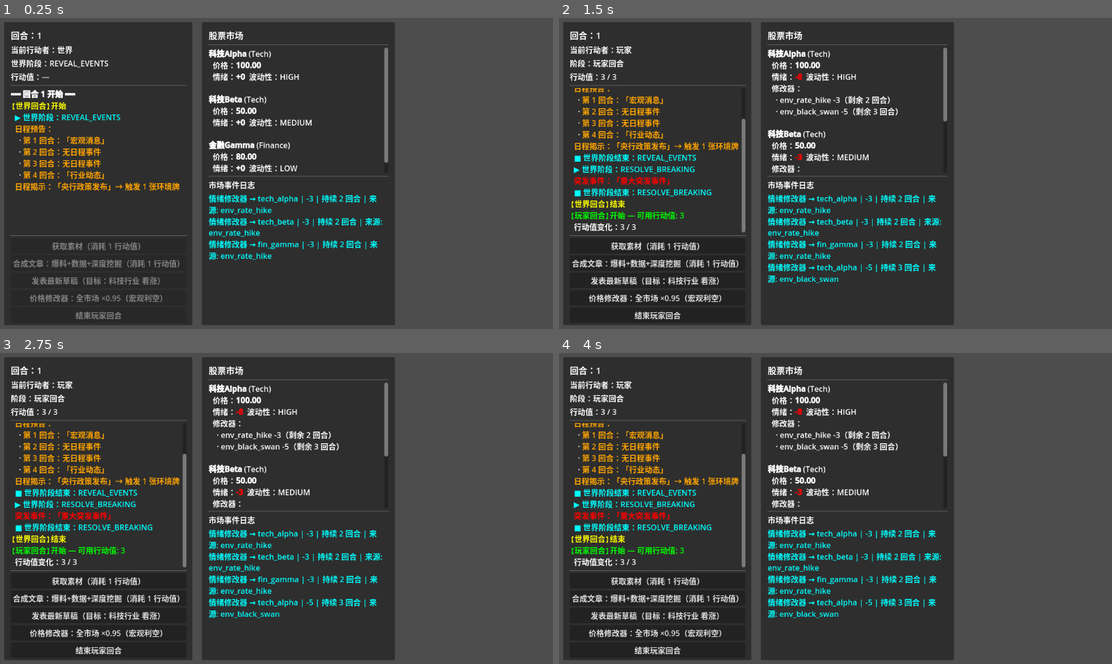
Above: before the commit, frames 1-4 (two rows, left to right).
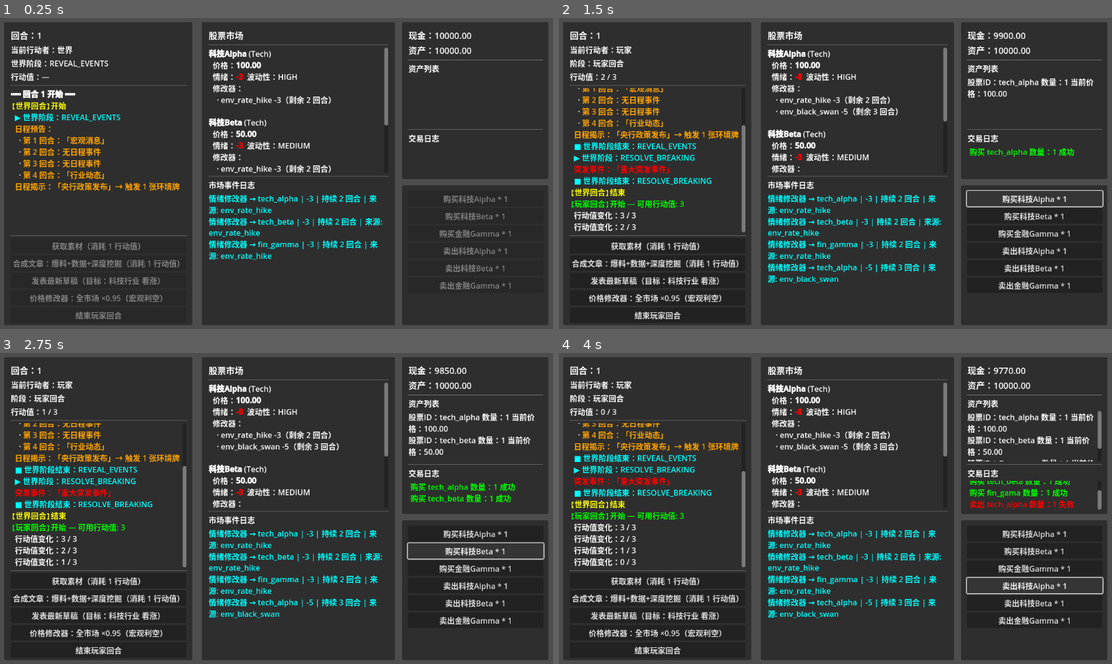
Above: after the commit, the same moments.

Repository: PrimeChuJiang/StockLegend
Game: Godot game, scene res://Scenes/test_turn.tscn
Two runs of this game, one before a commit and one after it. Both use one fixed random seed, a clock stepped at 60 frames per second and the inputs below.
Inputs (mouse positions are in pixels of both pictures, inside the frame that each line leads up to):
- Up to frame 1 (0.25 s): no input
- Up to frame 2 (1.5 s): tap Enter at 0.5 s; click (1034, 198) at 1.25 s, where only the run after the commit has a clickable "购买科技Alpha * 1"
- Up to frame 3 (2.75 s): click (475, 552) at 2 s, where only the run after the commit has a clickable "购买科技Beta * 1"
- Up to frame 4 (4 s): click (1034, 567) at 2.75 s, where only the run after the commit has a clickable "购买金融Gamma * 1"; click (1034, 586) at 3.5 s, where only the run after the commit has a clickable "卖出科技Alpha * 1"

The runs differ from the first frame. In frame 1, 26% of the frame differs, in the area x 37-100%, y 1-99%; in frame 2, 27%; in frame 3, 27%, in the area x 2-100%, y 1-99%; in frame 4, 27%.

Commit message:
添加资产交易用户界面和买卖逻辑
在测试场景中引入资产面板和交易面板，并连接买卖股票的用户界面。添加 GameBus.assets_changed 信号；在 PlayerActor 中实现 try_buy_stock/try_sell_stock 函数（消耗 1 点 AP），并在持仓发生变化时从 PlayerState 发出 assets_changed 信号。更新 PlayerState 的持仓类型。在 test_turn.gd 中连接按钮和信号，添加处理程序，根据角色/股票的退市状态启用/禁用逻辑，并实现 _update_assets_display 函数和交易日志更新，以在用户界面中反映现金、持仓和总资产。

Diff:
--- a/Scenes/test_turn.tscn
+++ b/Scenes/test_turn.tscn
@@ -127,3 +127,92 @@
 size_flags_vertical = 3
 bbcode_enabled = true
 scroll_following = true
+
+[node name="AssetsPanel" type="Panel" parent="CanvasLayer"]
+offset_left = 835.0
+offset_top = 10.0
+offset_right = 1138.0
+offset_bottom = 336.0
+
+[node name="VBox" type="VBoxContainer" parent="CanvasLayer/AssetsPanel"]
+layout_mode = 0
+offset_left = 13.0
+offset_top = 14.0
+offset_right = 291.0
+offset_bottom = 314.0
+
+[node name="Money" type="Label" parent="CanvasLayer/AssetsPanel/VBox"]
+layout_mode = 2
+theme_override_font_sizes/font_size = 18
+text = "现金：—"
+
+[node name="TotalAssets" type="Label" parent="CanvasLayer/AssetsPanel/VBox"]
+layout_mode = 2
+theme_override_font_sizes/font_size = 18
+text = "总资产：—"
+
+[node name="HSeparator" type="HSeparator" parent="CanvasLayer/AssetsPanel/VBox"]
+layout_mode = 2
+
+[node name="Label" type="Label" parent="CanvasLayer/AssetsPanel/VBox"]
+layout_mode = 2
+text = "资产列表"
+
+[node name="AssetsList" type="RichTextLabel" parent="CanvasLayer/AssetsPanel/VBox"]
+custom_minimum_size = Vector2(0, 105)
+layout_mode = 2
+
+[node name="HSeparator2" type="HSeparator" parent="CanvasLayer/AssetsPanel/VBox"]
+layout_mode = 2
+
+[node name="Label2" type="Label" parent="CanvasLayer/AssetsPanel/VBox"]
+layout_mode = 2
+text = "交易日志"
+
+[node name="DealInfoBox" type="RichTextLabel" parent="CanvasLayer/AssetsPanel/VBox"]
+custom_minimum_size = Vector2(0, 60)
+layout_mode = 2
+scroll_following = true
+
+[node name="DealPanel" type="Panel" parent="CanvasLayer"]
+offset_left = 835.0
+offset_top = 349.0
+offset_right = 1138.0
+offset_bottom = 640.0
+
+[node name="VBoxContainer" type="VBoxContainer" parent="CanvasLayer/DealPanel"]
+layout_mode = 0
+offset_left = 12.0
+offset_top = 12.0
+offset_right = 293.0
+offset_bottom = 277.0
+
+[node name="BuyTechAlpha" type="Button" parent="CanvasLayer/DealPanel/VBoxContainer"]
+layout_mode = 2
+disabled = true
+text = "购买科技Alpha * 1"
+
+[node name="BuyTechBeta" type="Button" parent="CanvasLayer/DealPanel/VBoxContainer"]
+layout_mode = 2
+disabled = true
+text = "购买科技Beta * 1"
+
+[node name="BuyFinGamma" type="Button" parent="CanvasLayer/DealPanel/VBoxContainer"]
+layout_mode = 2
+disabled = true
+text = "购买金融Gamma * 1"
+
+[node name="SellTechAlpha" type="Button" parent="CanvasLayer/DealPanel/VBoxContainer"]
+layout_mode = 2
+disabled = true
+text = "卖出科技Alpha * 1"
+
+[node name="SellTechBeta" type="Button" parent="CanvasLayer/DealPanel/VBoxContainer"]
+layout_mode = 2
+disabled = true
+text = "卖出科技Beta * 1"
+
+[node name="SellFinGamma" type="Button" parent="CanvasLayer/DealPanel/VBoxContainer"]
+layout_mode = 2
+disabled = true
+text = "卖出金融Gamma * 1"
--- a/Scripts/autoload/game_bus.gd
+++ b/Scripts/autoload/game_bus.gd
@@ -19,6 +19,7 @@
 ## 玩家行动信号
 signal player_ended_turn
 signal action_points_changed(new_val: int, max_val: int)
+signal assets_changed()
 
 ## 文章信号
 signal article_composed(article: Article)
--- a/Scripts/runtime/player_actor.gd
+++ b/Scripts/runtime/player_actor.gd
@@ -66,6 +66,24 @@
 	## TODO: 实际获取逻辑
 	return true
 
+## 购买股票（消耗 1 行动值）。
+func try_buy_stock(stock_id: StringName, quantity: int) -> bool:
+	if not _try_spend_ap(1):
+		return false
+	if state.buy_stock(stock_id, quantity, StockManager.get_stock(stock_id).current_price):
+		print("[PlayerActor] 购买股票 %s * %d" % [stock_id, quantity])
+		return true
+	return false
+
+## 卖出股票（消耗 1 行动值）。
+func try_sell_stock(stock_id: StringName, quantity: int) -> bool:
+	if not _try_spend_ap(1):
+		return false
+	if state.sell_stock(stock_id, quantity, StockManager.get_stock(stock_id).current_price):
+		print("[PlayerActor] 卖出股票 %s * %d" % [stock_id, quantity])
+		return true
+	return false
+
 ## ── 无限制操作 ────────────────────────────────────────────────────────
 
 ## 发表文章至指定渠道（无行动值消耗）。
--- a/Scripts/runtime/player_state.gd
+++ b/Scripts/runtime/player_state.gd
@@ -15,7 +15,7 @@
 var reputation: int = 50
 
 ## 持仓 {stock_id: StringName -> quantity: int}
-var holdings: Dictionary = {}
+var holdings: Dictionary[StringName, int] = {}
 
 ## 草稿区（撰写完成，等待发表的文章）
 var draft_articles: Array[Article] = []
@@ -50,6 +50,7 @@
 	cash -= total_cost
 	trade_count += 1
 	holdings[stock_id] = holdings.get(stock_id, 0) + quantity
+	GameBus.assets_changed.emit()
 	return true
 
 ## 卖出股票
@@ -63,4 +64,5 @@
 	if holdings[stock_id] == 0:
 		holdings.erase(stock_id)
 	trade_count += 1
+	GameBus.assets_changed.emit()
 	return true
--- a/Scripts/test/test_turn.gd
+++ b/Scripts/test/test_turn.gd
@@ -17,6 +17,16 @@
 @onready var end_turn_button: Button = $CanvasLayer/Panel/VBox/EndTurnButton
 @onready var stock_info_box: RichTextLabel = $CanvasLayer/StockPanel/VBox/StockInfoBox
 @onready var stock_log_box: RichTextLabel  = $CanvasLayer/StockPanel/VBox/StockLogBox
+@onready var cash_label: Label = $CanvasLayer/AssetsPanel/VBox/Money
+@onready var total_assets_label: Label = $CanvasLayer/AssetsPanel/VBox/TotalAssets
+@onready var assets_list: RichTextLabel = $CanvasLayer/AssetsPanel/VBox/AssetsList
+@onready var deal_info_box: RichTextLabel = $CanvasLayer/AssetsPanel/VBox/DealInfoBox
+@onready var buy_tech_alpha_button: Button = $CanvasLayer/DealPanel/VBoxContainer/BuyTechAlpha
+@onready var buy_tech_beta_button: Button = $CanvasLayer/DealPanel/VBoxContainer/BuyTechBeta
+@onready var buy_fin_gamma_button: Button = $CanvasLayer/DealPanel/VBoxContainer/BuyFinGamma
+@onready var sell_tech_alpha_button: Button = $CanvasLayer/DealPanel/VBoxContainer/SellTechAlpha
+@onready var sell_tech_beta_button: Button = $CanvasLayer/DealPanel/VBoxContainer/SellTechBeta
+@onready var sell_fin_gamma_button: Button = $CanvasLayer/DealPanel/VBoxContainer/SellFinGamma
 
 var _player_state: PlayerState
 var _world_start_actor: WorldStartActor
@@ -43,6 +53,7 @@
 	_connect_signals()
 	_setup_actors()
 	_update_stock_display()
+	_update_assets_display()
 	turn_manager.start_game()
 
 ## ── 行业标签构建 ────────────────────────────────────────────────────────
@@ -155,7 +166,8 @@
 
 	GameBus.world_end_phase_ended.connect(func(phase: Enums.WorldPhase) -> void:
 		_log("  [color=purple]■ 结算阶段结束：%s[/color]" % Enums.WorldPhase.keys()[phase])
-		_update_stock_display())
+		_update_stock_display()
+		_update_assets_display())
 
 	## 行动值信号
 	GameBus.action_points_changed.connect(func(new_val: int, max_val: int) -> void:
@@ -193,7 +205,8 @@
 	## 股票市场信号
 	GameBus.sentiment_modifier_applied.connect(func(stock_id: StringName, mod: SentimentModifier) -> void:
 		_stock_log("[color=cyan]情绪修改器 → %s | %+d | 持续 %d 回合 | 来源: %s[/color]" % [
-			stock_id, mod.value, mod.remaining_turns, mod.source_id]))
+			stock_id, mod.value, mod.remaining_turns, mod.source_id])
+		_update_stock_display())
 
 	GameBus.stock_price_changed.connect(func(stock_id: StringName, old_price: float, new_price: float) -> void:
 		var delta := new_price - old_price
@@ -206,12 +219,22 @@
 		_stock_log("[color=red][b]退市！ %s[/b][/color]" % stock_id)
 		_update_stock_display())
 
+	GameBus.assets_changed.connect(func() -> void:
+		_update_assets_display()
+	)
+
 	## 按钮
 	gather_button.pressed.connect(_on_gather_pressed)
 	craft_button.pressed.connect(_on_craft_pressed)
 	publish_button.pressed.connect(_on_publish_pressed)
 	price_mod_button.pressed.connect(_on_price_mod_pressed)
 	end_turn_button.pressed.connect(_on_end_turn_pressed)
+	buy_fin_gamma_button.pressed.connect(_on_buy_fin_gamma_pressed)
+	buy_tech_alpha_button.pressed.connect(_on_buy_tech_alpha_pressed)
+	buy_tech_beta_button.pressed.connect(_on_buy_tech_beta_pressed)
+	sell_fin_gamma_button.pressed.connect(_on_sell_fin_gamma_pressed)
+	sell_tech_alpha_button.pressed.connect(_on_sell_tech_alpha_pressed)
+	sell_tech_beta_button.pressed.connect(_on_sell_tech_beta_pressed)
 
 ## ── 测试日程构建 ────────────────────────────────────────────────────────
 
@@ -332,6 +355,41 @@
 	_log("[color=gray]  → 玩家点击结束回合[/color]")
 	GameBus.player_ended_turn.emit()
 
+func _on_buy_fin_gamma_pressed() -> void:
+	if _player_actor.try_buy_stock(&"fin_gamma", 1):
+		_deal_log("[color=green] 购买 fin_gama 数量：%d 成功[/color]" % 1)
+	else:
+		_deal_log("[color=red] 购买 fin_gama 数量：%d 失败[/color]" % 1)
+
+func _on_buy_tech_alpha_pressed() -> void:
+	if _player_actor.try_buy_stock(&"tech_alpha", 1):
+		_deal_log("[color=green] 购买 tech_alpha 数量：%d 成功[/color]" % 1)
+	else:
+		_deal_log("[color=red] 购买 tech_alpha 数量：%d 失败[/color]" % 1)
+
+func _on_buy_tech_beta_pressed() -> void:
+	if _player_actor.try_buy_stock(&"tech_beta", 1):
+		_deal_log("[color=green] 购买 tech_beta 数量：%d 成功[/color]" % 1)
+	else:
+		_deal_log("[color=red] 购买 tech_beta 数量：%d 失败[/color]" % 1)
+
+func _on_sell_fin_gamma_pressed() -> void:
+	if _player_actor.try_sell_stock(&"fin_gamma", 1):
+		_deal_log("[color=green] 卖出 fin_gama 数量：%d 成功[/color]" % 1)
+	else:
+		_deal_log("[color=red] 卖出 fin_gama 数量：%d 失败[/color]" % 1)
+
+func _on_sell_tech_alpha_pressed() -> void:
+	if _player_actor.try_sell_stock(&"tech_alpha", 1):
+		_deal_log("[color=green] 卖出 tech_alpha 数量：%d 成功[/color]" % 1)
+	else:
+		_deal_log("[color=red] 卖出 tech_alpha 数量：%d 失败[/color]" % 1)
+
+func _on_sell_tech_beta_pressed() -> void:
+	if _player_actor.try_sell_stock(&"tech_beta", 1):
+		_deal_log("[color=green] 卖出 tech_beta 数量：%d 成功[/color]" % 1)
+	else:
+		_deal_log("[color=red] 卖出 tech_beta 数量：%d 失败[/color]" % 1)
 ## ── Actor 回合事件 ────────────────────────────────────────────────────
 
 func _on_actor_turn_started(actor_type: Enums.ActorType) -> void:
@@ -341,6 +399,12 @@
 	publish_button.disabled = not is_player
 	price_mod_button.disabled = not is_player
 	end_turn_button.disabled = not is_player
+	buy_fin_gamma_button.disabled = not is_player or StockManager.get_stock(&"fin_gamma").is_delisted
+	buy_tech_alpha_button.disabled = not is_player or StockManager.get_stock(&"tech_alpha").is_delisted
+	buy_tech_beta_button.disabled = not is_player or StockManager.get_stock(&"tech_beta").is_delisted
+	sell_fin_gamma_button.disabled = not is_player or StockManager.get_stock(&"fin_gamma").is_delisted
+	sell_tech_alpha_button.disabled = not is_player or StockManager.get_stock(&"tech_alpha").is_delisted
+	sell_tech_beta_button.disabled = not is_player or StockManager.get_stock(&"tech_beta").is_delisted
 	match actor_type:
 		Enums.ActorType.WORLD:
 			actor_label.text = "当前行动者：世界"
@@ -358,6 +422,9 @@
 	publish_button.disabled = true
 	price_mod_button.disabled = true
 	end_turn_button.disabled = true
+	sell_fin_gamma_button.disabled = true
+	sell_tech_alpha_button.disabled = true
+	sell_tech_beta_button.disabled = true
 	match actor_type:
 		Enums.ActorType.WORLD:
 			_log("[color=yellow]【世界回合】结束[/color]")
@@ -397,6 +464,23 @@
 	stock_info_box.text = ""
 	stock_info_box.append_text(text if not text.is_empty() else "（无股票数据）")
 
+## ── 资产面板显示 ────────────────────────────────────────────────────────
+
+func _update_assets_display() -> void:
+	var cash = _player_state.cash
+	var holdings = _player_state.holdings
+	var total_value: float = cash
+	var assets_list_text: String = ""
+	for stock_id in holdings.keys():
+		var stock: Stock = StockManager.get_stock(stock_id)
+		var quantity: int = holdings[stock_id]
+		total_value += quantity * stock.current_price
+		assets_list_text += "股票ID：%s 数量：%d 当前价格：%.2f\n" %[stock_id, quantity, stock.current_price]
+	total_assets_label.text = "资产：%.2f" % total_value
+	cash_label.text = "现金：%.2f" % cash
+	assets_list.text = assets_list_text
+
+
 ## ── 工具方法 ──────────────────────────────────────────────────────────
 
 func _log(text: String) -> void:
@@ -404,6 +488,9 @@
 
 func _stock_log(text: String) -> void:
 	stock_log_box.append_text(text + "\n")
+
+func _deal_log(text: String) -> void:
+	deal_info_box.append_text(text + "\n")
 
 func _material_names(cards: Array[MaterialCardData]) -> String:
 	var names: Array[String] = []
